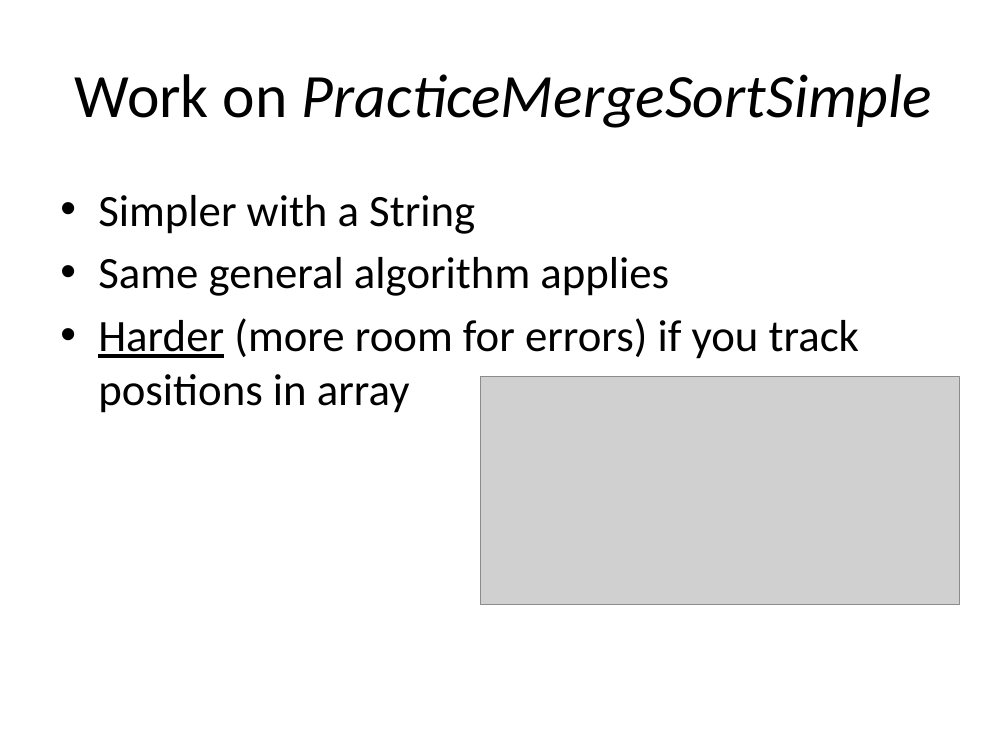
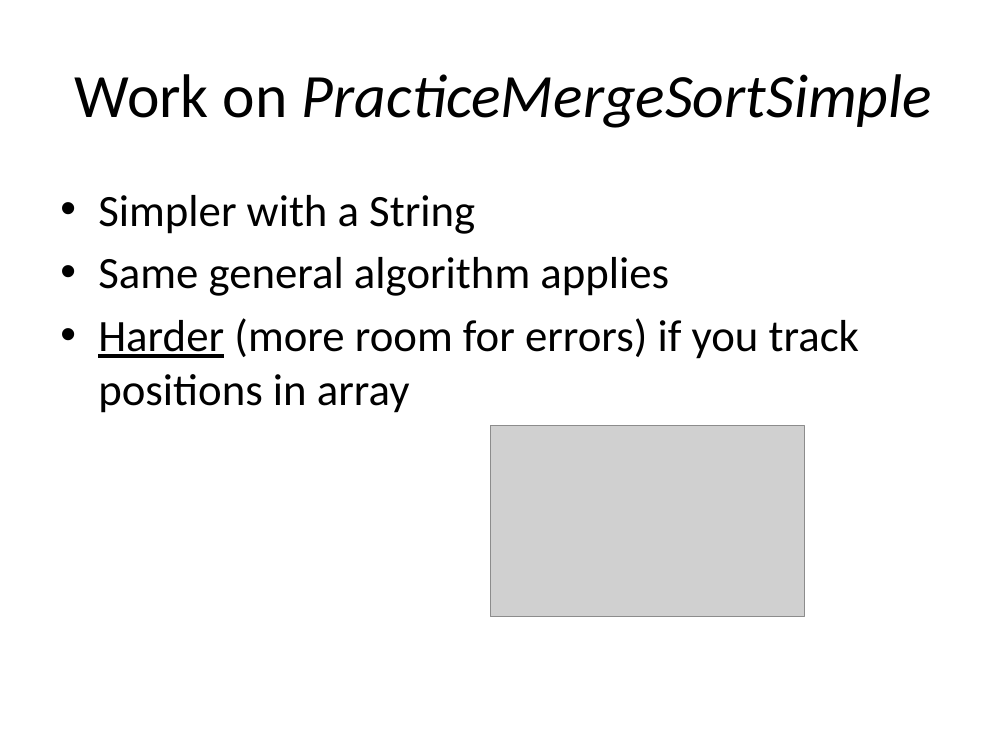
Before and after one commit to RHIT-CSSE/csse220, a slide deck: slide 8 of ClassMaterials/MergeSort/Slides/Part1-MergeSort.pptx. Drawn at 1008x756 pixels with LibreOffice and Linux fonts; fonts in the diff are those of the drawing; grey boxes stand for pictures. Boxes give left, top, right and bottom in pixels: in the first picture for what was removed or moved away, otherwise in the second. Text is boxed around its words. In the diff, an @@ line names an element or a change of style, - is before the commit and + after.

```diff
--- a/ClassMaterials/MergeSort/Slides/Part1-MergeSort.pptx
+++ b/ClassMaterials/MergeSort/Slides/Part1-MergeSort.pptx
@@ picture removed at <box>481,377,960,605</box> @@
@@ picture added at <box>490,425,804,617</box> @@
```
Also in this commit, not shown: 1 other slide changed, 16 other files.
